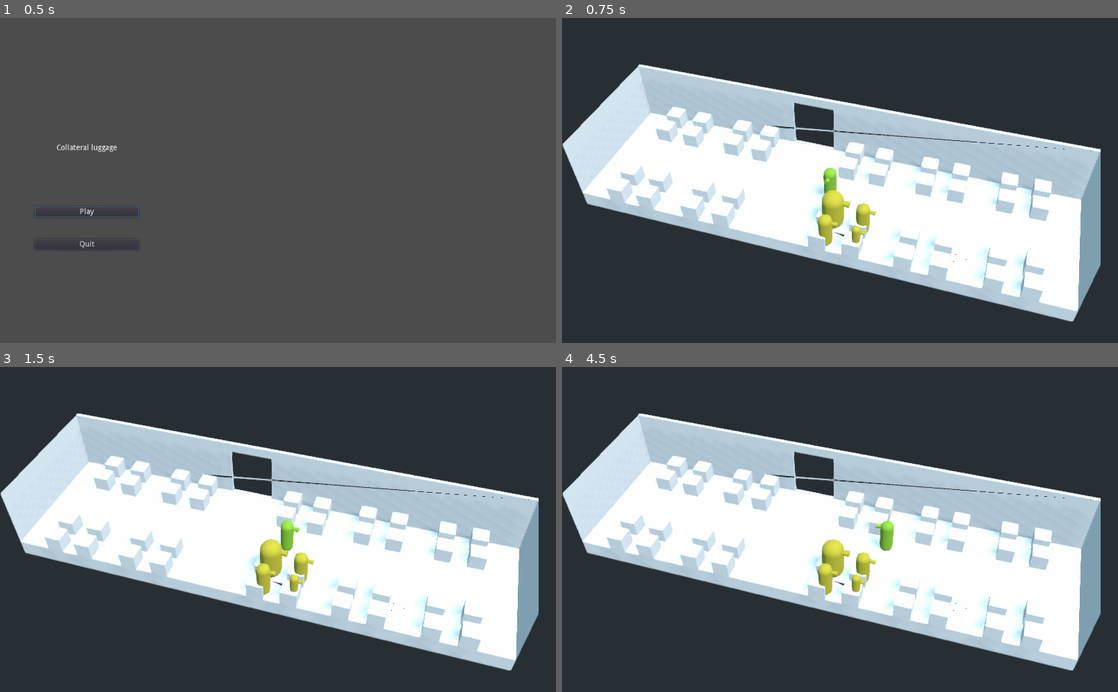
Above: before the commit, frames 1-4 (two rows, left to right).
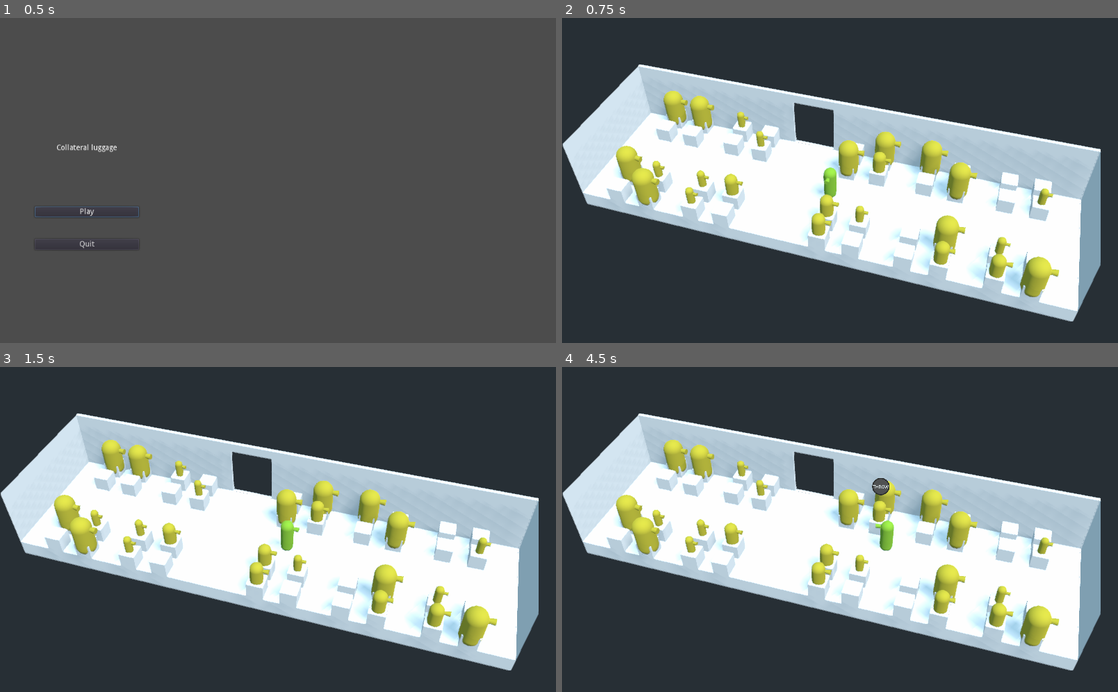
Above: after the commit, the same moments.

Repository: the-last-willy/game_jam_22_07
Game: Godot game, scene res://Game/Scenes/Main/Main.tscn
Same seed, same stepped clock (60 frames per second), same inputs: the game is played once before the commit and once after it.
Inputs (mouse positions are in pixels of both pictures, inside the frame that each line leads up to):
- Up to frame 1 (0.5 s): no input
- Up to frame 2 (0.75 s): click "Play" at 0.5 s
- Up to frame 3 (1.5 s): tap Enter (ui_accept) at 1.25 s; move the mouse to (400, 513) at 1.27 s; hold D (move_right) from 1.28 s (still down); tap Space (grab) at 1.35 s; click (400, 513) at 1.42 s
- Up to frame 4 (4.5 s): tap Enter (ui_accept) at 1.52, 2.27, 3.5, 3.77 s; move the mouse to (728, 545) at 2.02 s; release D (move_right) at 2.03 s; hold S (move_backward) 2.03-2.78 s; tap Space (grab) every 0.75 s from 2.1 to 4.35 s; move the mouse to (895, 458) at 2.77 s; hold D (move_right) 2.78-3.53 s; move the mouse to (812, 594) at 3.52 s; hold W (move_forward) 3.53-4.28 s; click (812, 594) at 3.67 s; move the mouse to (1006, 578) at 4.27 s; hold A (move_left) from 4.28 s (still down)

Frame 1 is identical in both runs. In frame 2, 6.9% of the frame differs, in the area x 9-96%, y 22-86%; in frame 3, 6.9%; in frame 4, 7.0%.

Commit message:
Add spawn to cabin

Diff:
--- a/Game/Character/PassengerSpawner/SpawnPerso.gd
+++ b/Game/Character/PassengerSpawner/PassengerSpawner.gd
@@ -11,25 +11,25 @@
 var protector: float
 var passenger = preload("res://Game/Character/Passenger/Passenger.tscn")
 
-func _on_Seat_ready() :
-
+func _ready() :
 	var  is_spowned = randi() % 1000
 
-	if(is_spowned<499):
+	if is_spowned < 250:
 		return
 
 	generate_random()
 
 	var path = "res://Game/Character/Passenger/Models/PassengerModel" + character.get_caliber_type()  + ".tscn"
 
-	print(path)
 	var passenger_type = load(path)
 
 	var passenger_instance = passenger.instance()
 
 	passenger_instance.add_child(passenger_type.instance())
 
-	get_parent().add_child(passenger_instance)
+	get_parent().call_deferred("add_child", passenger_instance)
+
+	passenger_instance.rotation_degrees = Vector3(0, 90, 0)
 
 	passenger_instance.set_speed(speed)
 	passenger_instance.set_strength(strength)
--- /dev/null
+++ b/Game/Character/PassengerSpawner/PassengerSpawner.tscn
@@ -0,0 +1,6 @@
+[gd_scene load_steps=2 format=2]
+
+[ext_resource path="res://Game/Character/PassengerSpawner/PassengerSpawner.gd" type="Script" id=1]
+
+[node name="PassengerSpawner" type="Spatial"]
+script = ExtResource( 1 )
--- a/Game/Character/PassengerSpawner/Spawn.tscn
+++ /dev/null
@@ -1,6 +0,0 @@
-[gd_scene load_steps=2 format=2]
-
-[ext_resource path="res://Game/Character/PassengerSpawner/SpawnPerso.gd" type="Script" id=1]
-
-[node name="Spawn" type="Spatial"]
-script = ExtResource( 1 )
--- a/Game/Prop/Luggage/Luggage.tscn
+++ b/Game/Props/Luggage/Luggage.tscn
@@ -1,7 +1,7 @@
 [gd_scene load_steps=3 format=2]
 
-[ext_resource path="res://Game/Prop/Luggage/Luggage.gd" type="Script" id=1]
-[ext_resource path="res://Game/Prop/Luggage/Model/LuggageModelHeavy.tscn" type="PackedScene" id=2]
+[ext_resource path="res://Game/Props/Luggage/Luggage.gd" type="Script" id=1]
+[ext_resource path="res://Game/Props/Luggage/Model/LuggageModelHeavy.tscn" type="PackedScene" id=2]
 
 [node name="Luggage" type="Spatial"]
 script = ExtResource( 1 )
--- a/Game/Prop/Luggage/Model/LuggageModelHeavy.tscn
+++ b/Game/Props/Luggage/Model/LuggageModelHeavy.tscn
@@ -1,6 +1,6 @@
 [gd_scene load_steps=4 format=2]
 
-[ext_resource path="res://Game/Prop/Luggage/LuggageMaterialDefault.tres" type="Material" id=1]
+[ext_resource path="res://Game/Props/Luggage/LuggageMaterialDefault.tres" type="Material" id=1]
 
 [sub_resource type="CubeMesh" id=1]
 
--- a/Game/Prop/Luggage/Model/LuggageModelLight.tscn
+++ b/Game/Props/Luggage/Model/LuggageModelLight.tscn
@@ -1,6 +1,6 @@
 [gd_scene load_steps=4 format=2]
 
-[ext_resource path="res://Game/Prop/Luggage/LuggageMaterialDefault.tres" type="Material" id=1]
+[ext_resource path="res://Game/Props/Luggage/LuggageMaterialDefault.tres" type="Material" id=1]
 
 [sub_resource type="CubeMesh" id=1]
 
--- a/Game/Prop/Luggage/Model/LuggageModelMedium.tscn
+++ b/Game/Props/Luggage/Model/LuggageModelMedium.tscn
@@ -1,6 +1,6 @@
 [gd_scene load_steps=4 format=2]
 
-[ext_resource path="res://Game/Prop/Luggage/LuggageMaterialDefault.tres" type="Material" id=1]
+[ext_resource path="res://Game/Props/Luggage/LuggageMaterialDefault.tres" type="Material" id=1]
 
 [sub_resource type="CubeMesh" id=1]
 
--- /dev/null
+++ b/Game/Props/Seat/Seat.tscn
@@ -0,0 +1,23 @@
+[gd_scene load_steps=4 format=2]
+
+[ext_resource path="res://Game/Character/PassengerSpawner/PassengerSpawner.tscn" type="PackedScene" id=1]
+
+[sub_resource type="CubeMesh" id=1]
+size = Vector3( 0.5, 0.5, 0.5 )
+
+[sub_resource type="ConcavePolygonShape" id=2]
+data = PoolVector3Array( -0.25, 0.25, 0.25, 0.25, 0.25, 0.25, -0.25, -0.25, 0.25, 0.25, 0.25, 0.25, 0.25, -0.25, 0.25, -0.25, -0.25, 0.25, 0.25, 0.25, -0.25, -0.25, 0.25, -0.25, 0.25, -0.25, -0.25, -0.25, 0.25, -0.25, -0.25, -0.25, -0.25, 0.25, -0.25, -0.25, 0.25, 0.25, 0.25, 0.25, 0.25, -0.25, 0.25, -0.25, 0.25, 0.25, 0.25, -0.25, 0.25, -0.25, -0.25, 0.25, -0.25, 0.25, -0.25, 0.25, -0.25, -0.25, 0.25, 0.25, -0.25, -0.25, -0.25, -0.25, 0.25, 0.25, -0.25, -0.25, 0.25, -0.25, -0.25, -0.25, 0.25, 0.25, 0.25, -0.25, 0.25, 0.25, 0.25, 0.25, -0.25, -0.25, 0.25, 0.25, -0.25, 0.25, -0.25, 0.25, 0.25, -0.25, -0.25, -0.25, 0.25, 0.25, -0.25, 0.25, -0.25, -0.25, -0.25, 0.25, -0.25, 0.25, 0.25, -0.25, -0.25, -0.25, -0.25, -0.25 )
+
+[node name="Seat" type="Spatial"]
+
+[node name="Model" type="MeshInstance" parent="."]
+transform = Transform( 1, 0, 0, 0, 1, 0, 0, 0, 1, 0, 0.25, 0 )
+mesh = SubResource( 1 )
+material/0 = null
+
+[node name="StaticBody" type="StaticBody" parent="Model"]
+
+[node name="CollisionShape" type="CollisionShape" parent="Model/StaticBody"]
+shape = SubResource( 2 )
+
+[node name="PassengerSpawner" parent="." instance=ExtResource( 1 )]
--- a/Game/Scenes/Level/AircraftCabin.tscn
+++ b/Game/Scenes/Level/AircraftCabin.tscn
@@ -1,4 +1,6 @@
-[gd_scene load_steps=3 format=2]
+[gd_scene load_steps=4 format=2]
+
+[ext_resource path="res://Game/Props/Seat/Seat.tscn" type="PackedScene" id=1]
 
 [sub_resource type="PlaneMesh" id=1]
 
@@ -15,321 +17,21 @@
 directional_shadow_mode = 0
 directional_shadow_normal_bias = 0.05
 
-[node name="Model" type="CSGCombiner" parent="."]
+[node name="GroundAndWallEast" type="CSGCombiner" parent="."]
 use_collision = true
 
-[node name="Ground" type="CSGBox" parent="Model"]
+[node name="Ground" type="CSGBox" parent="GroundAndWallEast"]
 transform = Transform( 1, 0, 0, 0, 1, 0, 0, 0, 1, 0, -0.25, 0 )
 width = 15.0
 height = 0.5
 depth = 4.25
 
-[node name="Seats" type="CSGCombiner" parent="Model"]
-transform = Transform( 1, 0, 0, 0, 1, 0, 0, 0, 1, -0.75, 0, 1.5 )
-__meta__ = {
-"_edit_group_": true
-}
-
-[node name="Seat" type="CSGBox" parent="Model/Seats"]
-transform = Transform( 1, 0, 0, 0, 1, 0, 0, 0, 1, -0.5, 0.25, -0.375 )
-width = 0.5
-height = 0.5
-depth = 0.5
-
-[node name="Seat2" type="CSGBox" parent="Model/Seats"]
-transform = Transform( 1, 0, 0, 0, 1, 0, 0, 0, 1, 0.5, 0.25, -0.375 )
-width = 0.5
-height = 0.5
-depth = 0.5
-
-[node name="Seat3" type="CSGBox" parent="Model/Seats"]
-transform = Transform( 1, 0, 0, 0, 1, 0, 0, 0, 1, -0.5, 0.25, 0.375 )
-width = 0.5
-height = 0.5
-depth = 0.5
-
-[node name="Seat4" type="CSGBox" parent="Model/Seats"]
-transform = Transform( 1, 0, 0, 0, 1, 0, 0, 0, 1, 0.5, 0.25, 0.375 )
-width = 0.5
-height = 0.5
-depth = 0.5
-
-[node name="Seats2" type="CSGCombiner" parent="Model"]
-transform = Transform( 1, 0, 0, 0, 1, 0, 0, 0, 1, 3.25, 0, 1.5 )
-__meta__ = {
-"_edit_group_": true
-}
-
-[node name="Seat" type="CSGBox" parent="Model/Seats2"]
-transform = Transform( 1, 0, 0, 0, 1, 0, 0, 0, 1, -0.5, 0.25, -0.375 )
-width = 0.5
-height = 0.5
-depth = 0.5
-
-[node name="Seat2" type="CSGBox" parent="Model/Seats2"]
-transform = Transform( 1, 0, 0, 0, 1, 0, 0, 0, 1, 0.5, 0.25, -0.375 )
-width = 0.5
-height = 0.5
-depth = 0.5
-
-[node name="Seat3" type="CSGBox" parent="Model/Seats2"]
-transform = Transform( 1, 0, 0, 0, 1, 0, 0, 0, 1, -0.5, 0.25, 0.375 )
-width = 0.5
-height = 0.5
-depth = 0.5
-
-[node name="Seat4" type="CSGBox" parent="Model/Seats2"]
-transform = Transform( 1, 0, 0, 0, 1, 0, 0, 0, 1, 0.5, 0.25, 0.375 )
-width = 0.5
-height = 0.5
-depth = 0.5
-
-[node name="Seats3" type="CSGCombiner" parent="Model"]
-transform = Transform( 1, 0, 0, 0, 1, 0, 0, 0, 1, 5.75, 0, 1.5 )
-__meta__ = {
-"_edit_group_": true
-}
-
-[node name="Seat" type="CSGBox" parent="Model/Seats3"]
-transform = Transform( 1, 0, 0, 0, 1, 0, 0, 0, 1, -0.5, 0.25, -0.375 )
-width = 0.5
-height = 0.5
-depth = 0.5
-
-[node name="Seat2" type="CSGBox" parent="Model/Seats3"]
-transform = Transform( 1, 0, 0, 0, 1, 0, 0, 0, 1, 0.5, 0.25, -0.375 )
-width = 0.5
-height = 0.5
-depth = 0.5
-
-[node name="Seat3" type="CSGBox" parent="Model/Seats3"]
-transform = Transform( 1, 0, 0, 0, 1, 0, 0, 0, 1, -0.5, 0.25, 0.375 )
-width = 0.5
-height = 0.5
-depth = 0.5
-
-[node name="Seat4" type="CSGBox" parent="Model/Seats3"]
-transform = Transform( 1, 0, 0, 0, 1, 0, 0, 0, 1, 0.5, 0.25, 0.375 )
-width = 0.5
-height = 0.5
-depth = 0.5
-
-[node name="Seats4" type="CSGCombiner" parent="Model"]
-transform = Transform( 1, 0, 0, 0, 1, 0, 0, 0, 1, -0.75, 0, -1.5 )
-__meta__ = {
-"_edit_group_": true
-}
-
-[node name="Seat" type="CSGBox" parent="Model/Seats4"]
-transform = Transform( 1, 0, 0, 0, 1, 0, 0, 0, 1, -0.5, 0.25, -0.375 )
-width = 0.5
-height = 0.5
-depth = 0.5
-
-[node name="Seat2" type="CSGBox" parent="Model/Seats4"]
-transform = Transform( 1, 0, 0, 0, 1, 0, 0, 0, 1, 0.5, 0.25, -0.375 )
-width = 0.5
-height = 0.5
-depth = 0.5
-
-[node name="Seat3" type="CSGBox" parent="Model/Seats4"]
-transform = Transform( 1, 0, 0, 0, 1, 0, 0, 0, 1, -0.5, 0.25, 0.375 )
-width = 0.5
-height = 0.5
-depth = 0.5
-
-[node name="Seat4" type="CSGBox" parent="Model/Seats4"]
-transform = Transform( 1, 0, 0, 0, 1, 0, 0, 0, 1, 0.5, 0.25, 0.375 )
-width = 0.5
-height = 0.5
-depth = 0.5
-
-[node name="Seats5" type="CSGCombiner" parent="Model"]
-transform = Transform( 1, 0, 0, 0, 1, 0, 0, 0, 1, 3.25, 0, -1.5 )
-__meta__ = {
-"_edit_group_": true
-}
-
-[node name="Seat" type="CSGBox" parent="Model/Seats5"]
-transform = Transform( 1, 0, 0, 0, 1, 0, 0, 0, 1, -0.5, 0.25, -0.375 )
-width = 0.5
-height = 0.5
-depth = 0.5
-
-[node name="Seat2" type="CSGBox" parent="Model/Seats5"]
-transform = Transform( 1, 0, 0, 0, 1, 0, 0, 0, 1, 0.5, 0.25, -0.375 )
-width = 0.5
-height = 0.5
-depth = 0.5
-
-[node name="Seat3" type="CSGBox" parent="Model/Seats5"]
-transform = Transform( 1, 0, 0, 0, 1, 0, 0, 0, 1, -0.5, 0.25, 0.375 )
-width = 0.5
-height = 0.5
-depth = 0.5
-
-[node name="Seat4" type="CSGBox" parent="Model/Seats5"]
-transform = Transform( 1, 0, 0, 0, 1, 0, 0, 0, 1, 0.5, 0.25, 0.375 )
-width = 0.5
-height = 0.5
-depth = 0.5
-
-[node name="Seats6" type="CSGCombiner" parent="Model"]
-transform = Transform( 1, 0, 0, 0, 1, 0, 0, 0, 1, 5.75, 0, -1.5 )
-__meta__ = {
-"_edit_group_": true
-}
-
-[node name="Seat" type="CSGBox" parent="Model/Seats6"]
-transform = Transform( 1, 0, 0, 0, 1, 0, 0, 0, 1, -0.5, 0.25, -0.375 )
-width = 0.5
-height = 0.5
-depth = 0.5
-
-[node name="Seat2" type="CSGBox" parent="Model/Seats6"]
-transform = Transform( 1, 0, 0, 0, 1, 0, 0, 0, 1, 0.5, 0.25, -0.375 )
-width = 0.5
-height = 0.5
-depth = 0.5
-
-[node name="Seat3" type="CSGBox" parent="Model/Seats6"]
-transform = Transform( 1, 0, 0, 0, 1, 0, 0, 0, 1, -0.5, 0.25, 0.375 )
-width = 0.5
-height = 0.5
-depth = 0.5
-
-[node name="Seat4" type="CSGBox" parent="Model/Seats6"]
-transform = Transform( 1, 0, 0, 0, 1, 0, 0, 0, 1, 0.5, 0.25, 0.375 )
-width = 0.5
-height = 0.5
-depth = 0.5
-
-[node name="Seats8" type="CSGCombiner" parent="Model"]
-transform = Transform( 1, 0, 0, 0, 1, 0, 0, 0, 1, -5.75, 0, 1.5 )
-__meta__ = {
-"_edit_group_": true
-}
-
-[node name="Seat" type="CSGBox" parent="Model/Seats8"]
-transform = Transform( 1, 0, 0, 0, 1, 0, 0, 0, 1, -0.5, 0.25, -0.375 )
-width = 0.5
-height = 0.5
-depth = 0.5
-
-[node name="Seat2" type="CSGBox" parent="Model/Seats8"]
-transform = Transform( 1, 0, 0, 0, 1, 0, 0, 0, 1, 0.5, 0.25, -0.375 )
-width = 0.5
-height = 0.5
-depth = 0.5
-
-[node name="Seat3" type="CSGBox" parent="Model/Seats8"]
-transform = Transform( 1, 0, 0, 0, 1, 0, 0, 0, 1, -0.5, 0.25, 0.375 )
-width = 0.5
-height = 0.5
-depth = 0.5
-
-[node name="Seat4" type="CSGBox" parent="Model/Seats8"]
-transform = Transform( 1, 0, 0, 0, 1, 0, 0, 0, 1, 0.5, 0.25, 0.375 )
-width = 0.5
-height = 0.5
-depth = 0.5
-
-[node name="Seats9" type="CSGCombiner" parent="Model"]
-transform = Transform( 1, 0, 0, 0, 1, 0, 0, 0, 1, -3.25, 0, 1.5 )
-__meta__ = {
-"_edit_group_": true
-}
-
-[node name="Seat" type="CSGBox" parent="Model/Seats9"]
-transform = Transform( 1, 0, 0, 0, 1, 0, 0, 0, 1, -0.5, 0.25, -0.375 )
-width = 0.5
-height = 0.5
-depth = 0.5
-
-[node name="Seat2" type="CSGBox" parent="Model/Seats9"]
-transform = Transform( 1, 0, 0, 0, 1, 0, 0, 0, 1, 0.5, 0.25, -0.375 )
-width = 0.5
-height = 0.5
-depth = 0.5
-
-[node name="Seat3" type="CSGBox" parent="Model/Seats9"]
-transform = Transform( 1, 0, 0, 0, 1, 0, 0, 0, 1, -0.5, 0.25, 0.375 )
-width = 0.5
-height = 0.5
-depth = 0.5
-
-[node name="Seat4" type="CSGBox" parent="Model/Seats9"]
-transform = Transform( 1, 0, 0, 0, 1, 0, 0, 0, 1, 0.5, 0.25, 0.375 )
-width = 0.5
-height = 0.5
-depth = 0.5
-
-[node name="Seats11" type="CSGCombiner" parent="Model"]
-transform = Transform( 1, 0, 0, 0, 1, 0, 0, 0, 1, -5.75, 0, -1.5 )
-__meta__ = {
-"_edit_group_": true
-}
-
-[node name="Seat" type="CSGBox" parent="Model/Seats11"]
-transform = Transform( 1, 0, 0, 0, 1, 0, 0, 0, 1, -0.5, 0.25, -0.375 )
-width = 0.5
-height = 0.5
-depth = 0.5
-
-[node name="Seat2" type="CSGBox" parent="Model/Seats11"]
-transform = Transform( 1, 0, 0, 0, 1, 0, 0, 0, 1, 0.5, 0.25, -0.375 )
-width = 0.5
-height = 0.5
-depth = 0.5
-
-[node name="Seat3" type="CSGBox" parent="Model/Seats11"]
-transform = Transform( 1, 0, 0, 0, 1, 0, 0, 0, 1, -0.5, 0.25, 0.375 )
-width = 0.5
-height = 0.5
-depth = 0.5
-
-[node name="Seat4" type="CSGBox" parent="Model/Seats11"]
-transform = Transform( 1, 0, 0, 0, 1, 0, 0, 0, 1, 0.5, 0.25, 0.375 )
-width = 0.5
-height = 0.5
-depth = 0.5
-
-[node name="Seats12" type="CSGCombiner" parent="Model"]
-transform = Transform( 1, 0, 0, 0, 1, 0, 0, 0, 1, -3.25, 0, -1.5 )
-__meta__ = {
-"_edit_group_": true
-}
-
-[node name="Seat" type="CSGBox" parent="Model/Seats12"]
-transform = Transform( 1, 0, 0, 0, 1, 0, 0, 0, 1, -0.5, 0.25, -0.375 )
-width = 0.5
-height = 0.5
-depth = 0.5
-
-[node name="Seat2" type="CSGBox" parent="Model/Seats12"]
-transform = Transform( 1, 0, 0, 0, 1, 0, 0, 0, 1, 0.5, 0.25, -0.375 )
-width = 0.5
-height = 0.5
-depth = 0.5
-
-[node name="Seat3" type="CSGBox" parent="Model/Seats12"]
-transform = Transform( 1, 0, 0, 0, 1, 0, 0, 0, 1, -0.5, 0.25, 0.375 )
-width = 0.5
-height = 0.5
-depth = 0.5
-
-[node name="Seat4" type="CSGBox" parent="Model/Seats12"]
-transform = Transform( 1, 0, 0, 0, 1, 0, 0, 0, 1, 0.5, 0.25, 0.375 )
-width = 0.5
-height = 0.5
-depth = 0.5
-
-[node name="WallEast" type="CSGBox" parent="Model"]
+[node name="WallEast" type="CSGBox" parent="GroundAndWallEast"]
 transform = Transform( 1, 0, 0, 0, 1, 0, 0, 0, 1, 0, 1, 2.175 )
 width = 15.0
 depth = 0.1
 
-[node name="Door" type="CSGBox" parent="Model"]
+[node name="Door" type="CSGBox" parent="GroundAndWallEast"]
 transform = Transform( 1, 0, 0, 0, 1, 0, 0, 0, 1, 1.25, 0.85017, 2.25 )
 operation = 2
 width = 1.39018
@@ -364,3 +66,185 @@
 
 [node name="CollisionShape" type="CollisionShape" parent="WallSouth2/StaticBody"]
 shape = SubResource( 2 )
+
+[node name="AllSeats" type="Spatial" parent="."]
+
+[node name="Seats" type="Spatial" parent="AllSeats"]
+transform = Transform( 1, 0, 0, 0, 1, 0, 0, 0, 1, -0.75, 0, 1.5 )
+__meta__ = {
+"_edit_group_": true
+}
+
+[node name="Seat" parent="AllSeats/Seats" instance=ExtResource( 1 )]
+transform = Transform( 1, 0, 0, 0, 1, 0, 0, 0, 1, -0.5, 0, -0.375 )
+
+[node name="Seat2" parent="AllSeats/Seats" instance=ExtResource( 1 )]
+transform = Transform( 1, 0, 0, 0, 1, 0, 0, 0, 1, 0.5, 0, -0.375 )
+
+[node name="Seat3" parent="AllSeats/Seats" instance=ExtResource( 1 )]
+transform = Transform( 1, 0, 0, 0, 1, 0, 0, 0, 1, -0.5, 0, 0.375 )
+
+[node name="Seat4" parent="AllSeats/Seats" instance=ExtResource( 1 )]
+transform = Transform( 1, 0, 0, 0, 1, 0, 0, 0, 1, 0.5, 0, 0.375 )
+
+[node name="Seats2" type="Spatial" parent="AllSeats"]
+transform = Transform( 1, 0, 0, 0, 1, 0, 0, 0, 1, 3.25, 0, 1.5 )
+__meta__ = {
+"_edit_group_": true
+}
+
+[node name="Seat" parent="AllSeats/Seats2" instance=ExtResource( 1 )]
+transform = Transform( 1, 0, 0, 0, 1, 0, 0, 0, 1, -0.5, 0, -0.375 )
+
+[node name="Seat2" parent="AllSeats/Seats2" instance=ExtResource( 1 )]
+transform = Transform( 1, 0, 0, 0, 1, 0, 0, 0, 1, 0.5, 0, -0.375 )
+
+[node name="Seat3" parent="AllSeats/Seats2" instance=ExtResource( 1 )]
+transform = Transform( 1, 0, 0, 0, 1, 0, 0, 0, 1, -0.5, 0, 0.375 )
+
+[node name="Seat4" parent="AllSeats/Seats2" instance=ExtResource( 1 )]
+transform = Transform( 1, 0, 0, 0, 1, 0, 0, 0, 1, 0.5, 0, 0.375 )
+
+[node name="Seats3" type="Spatial" parent="AllSeats"]
+transform = Transform( 1, 0, 0, 0, 1, 0, 0, 0, 1, 5.75, 0, 1.5 )
+__meta__ = {
+"_edit_group_": true
+}
+
+[node name="Seat" parent="AllSeats/Seats3" instance=ExtResource( 1 )]
+transform = Transform( 1, 0, 0, 0, 1, 0, 0, 0, 1, -0.5, 0, -0.375 )
+
+[node name="Seat2" parent="AllSeats/Seats3" instance=ExtResource( 1 )]
+transform = Transform( 1, 0, 0, 0, 1, 0, 0, 0, 1, 0.5, 0, -0.375 )
+
+[node name="Seat3" parent="AllSeats/Seats3" instance=ExtResource( 1 )]
+transform = Transform( 1, 0, 0, 0, 1, 0, 0, 0, 1, -0.5, 0, 0.375 )
+
+[node name="Seat4" parent="AllSeats/Seats3" instance=ExtResource( 1 )]
+transform = Transform( 1, 0, 0, 0, 1, 0, 0, 0, 1, 0.5, 0, 0.375 )
+
+[node name="Seats4" type="Spatial" parent="AllSeats"]
+transform = Transform( 1, 0, 0, 0, 1, 0, 0, 0, 1, -3.25, 0, 1.5 )
+__meta__ = {
+"_edit_group_": true
+}
+
+[node name="Seat" parent="AllSeats/Seats4" instance=ExtResource( 1 )]
+transform = Transform( 1, 0, 0, 0, 1, 0, 0, 0, 1, -0.5, 0, -0.375 )
+
+[node name="Seat2" parent="AllSeats/Seats4" instance=ExtResource( 1 )]
+transform = Transform( 1, 0, 0, 0, 1, 0, 0, 0, 1, 0.5, 0, -0.375 )
+
+[node name="Seat3" parent="AllSeats/Seats4" instance=ExtResource( 1 )]
+transform = Transform( 1, 0, 0, 0, 1, 0, 0, 0, 1, -0.5, 0, 0.375 )
+
+[node name="Seat4" parent="AllSeats/Seats4" instance=ExtResource( 1 )]
+transform = Transform( 1, 0, 0, 0, 1, 0, 0, 0, 1, 0.5, 0, 0.375 )
+
+[node name="Seats5" type="Spatial" parent="AllSeats"]
+transform = Transform( 1, 0, 0, 0, 1, 0, 0, 0, 1, -5.75, 0, 1.5 )
+__meta__ = {
+"_edit_group_": true
+}
+
+[node name="Seat" parent="AllSeats/Seats5" instance=ExtResource( 1 )]
+transform = Transform( 1, 0, 0, 0, 1, 0, 0, 0, 1, -0.5, 0, -0.375 )
+
+[node name="Seat2" parent="AllSeats/Seats5" instance=ExtResource( 1 )]
+transform = Transform( 1, 0, 0, 0, 1, 0, 0, 0, 1, 0.5, 0, -0.375 )
+
+[node name="Seat3" parent="AllSeats/Seats5" instance=ExtResource( 1 )]
+transform = Transform( 1, 0, 0, 0, 1, 0, 0, 0, 1, -0.5, 0, 0.375 )
+
+[node name="Seat4" parent="AllSeats/Seats5" instance=ExtResource( 1 )]
+transform = Transform( 1, 0, 0, 0, 1, 0, 0, 0, 1, 0.5, 0, 0.375 )
+
+[node name="Seats6" type="Spatial" parent="AllSeats"]
+transform = Transform( 1, 0, 0, 0, 1, 0, 0, 0, 1, -0.75, 0, -1.5 )
+__meta__ = {
+"_edit_group_": true
+}
+
+[node name="Seat" parent="AllSeats/Seats6" instance=ExtResource( 1 )]
+transform = Transform( 1, 0, 0, 0, 1, 0, 0, 0, 1, -0.5, 0, -0.375 )
+
+[node name="Seat2" parent="AllSeats/Seats6" instance=ExtResource( 1 )]
+transform = Transform( 1, 0, 0, 0, 1, 0, 0, 0, 1, 0.5, 0, -0.375 )
+
+[node name="Seat3" parent="AllSeats/Seats6" instance=ExtResource( 1 )]
+transform = Transform( 1, 0, 0, 0, 1, 0, 0, 0, 1, -0.5, 0, 0.375 )
+
+[node name="Seat4" parent="AllSeats/Seats6" instance=ExtResource( 1 )]
+transform = Transform( 1, 0, 0, 0, 1, 0, 0, 0, 1, 0.5, 0, 0.375 )
+
+[node name="Seats7" type="Spatial" parent="AllSeats"]
+transform = Transform( 1, 0, 0, 0, 1, 0, 0, 0, 1, 3.25, 0, -1.5 )
+__meta__ = {
+"_edit_group_": true
+}
+
+[node name="Seat" parent="AllSeats/Seats7" instance=ExtResource( 1 )]
+transform = Transform( 1, 0, 0, 0, 1, 0, 0, 0, 1, -0.5, 0, -0.375 )
+
+[node name="Seat2" parent="AllSeats/Seats7" instance=ExtResource( 1 )]
+transform = Transform( 1, 0, 0, 0, 1, 0, 0, 0, 1, 0.5, 0, -0.375 )
+
+[node name="Seat3" parent="AllSeats/Seats7" instance=ExtResource( 1 )]
+transform = Transform( 1, 0, 0, 0, 1, 0, 0, 0, 1, -0.5, 0, 0.375 )
+
+[node name="Seat4" parent="AllSeats/Seats7" instance=ExtResource( 1 )]
+transform = Transform( 1, 0, 0, 0, 1, 0, 0, 0, 1, 0.5, 0, 0.375 )
+
+[node name="Seats8" type="Spatial" parent="AllSeats"]
+transform = Transform( 1, 0, 0, 0, 1, 0, 0, 0, 1, 5.75, 0, -1.5 )
+__meta__ = {
+"_edit_group_": true
+}
+
+[node name="Seat" parent="AllSeats/Seats8" instance=ExtResource( 1 )]
+transform = Transform( 1, 0, 0, 0, 1, 0, 0, 0, 1, -0.5, 0, -0.375 )
+
+[node name="Seat2" parent="AllSeats/Seats8" instance=ExtResource( 1 )]
+transform = Transform( 1, 0, 0, 0, 1, 0, 0, 0, 1, 0.5, 0, -0.375 )
+
+[node name="Seat3" parent="AllSeats/Seats8" instance=ExtResource( 1 )]
+transform = Transform( 1, 0, 0, 0, 1, 0, 0, 0, 1, -0.5, 0, 0.375 )
+
+[node name="Seat4" parent="AllSeats/Seats8" instance=ExtResource( 1 )]
+transform = Transform( 1, 0, 0, 0, 1, 0, 0, 0, 1, 0.5, 0, 0.375 )
+
+[node name="Seats9" type="Spatial" parent="AllSeats"]
+transform = Transform( 1, 0, 0, 0, 1, 0, 0, 0, 1, -3.25, 0, -1.5 )
+__meta__ = {
+"_edit_group_": true
+}
+
+[node name="Seat" parent="AllSeats/Seats9" instance=ExtResource( 1 )]
+transform = Transform( 1, 0, 0, 0, 1, 0, 0, 0, 1, -0.5, 0, -0.375 )
+
+[node name="Seat2" parent="AllSeats/Seats9" instance=ExtResource( 1 )]
+transform = Transform( 1, 0, 0, 0, 1, 0, 0, 0, 1, 0.5, 0, -0.375 )
+
+[node name="Seat3" parent="AllSeats/Seats9" instance=ExtResource( 1 )]
+transform = Transform( 1, 0, 0, 0, 1, 0, 0, 0, 1, -0.5, 0, 0.375 )
+
+[node name="Seat4" parent="AllSeats/Seats9" instance=ExtResource( 1 )]
+transform = Transform( 1, 0, 0, 0, 1, 0, 0, 0, 1, 0.5, 0, 0.375 )
+
+[node name="Seats10" type="Spatial" parent="AllSeats"]
+transform = Transform( 1, 0, 0, 0, 1, 0, 0, 0, 1, -5.75, 0, -1.5 )
+__meta__ = {
+"_edit_group_": true
+}
+
+[node name="Seat" parent="AllSeats/Seats10" instance=ExtResource( 1 )]
+transform = Transform( 1, 0, 0, 0, 1, 0, 0, 0, 1, -0.5, 0, -0.375 )
+
+[node name="Seat2" parent="AllSeats/Seats10" instance=ExtResource( 1 )]
+transform = Transform( 1, 0, 0, 0, 1, 0, 0, 0, 1, 0.5, 0, -0.375 )
+
+[node name="Seat3" parent="AllSeats/Seats10" instance=ExtResource( 1 )]
+transform = Transform( 1, 0, 0, 0, 1, 0, 0, 0, 1, -0.5, 0, 0.375 )
+
+[node name="Seat4" parent="AllSeats/Seats10" instance=ExtResource( 1 )]
+transform = Transform( 1, 0, 0, 0, 1, 0, 0, 0, 1, 0.5, 0, 0.375 )
--- a/Game/Scenes/Level/Level.tscn
+++ b/Game/Scenes/Level/Level.tscn
@@ -1,12 +1,8 @@
-[gd_scene load_steps=13 format=2]
+[gd_scene load_steps=9 format=2]
 
 [ext_resource path="res://Game/Scenes/Level/AircraftCabin.tscn" type="PackedScene" id=1]
 [ext_resource path="res://Game/Character/Player/Player.tscn" type="PackedScene" id=2]
 [ext_resource path="res://Game/UI/PauseMenu/PauseMenuUI.tscn" type="PackedScene" id=3]
-[ext_resource path="res://Game/Character/Passenger/Models/PassengerModelSkinny.tscn" type="PackedScene" id=4]
-[ext_resource path="res://Game/Character/Passenger/Models/PassengerModelNormal.tscn" type="PackedScene" id=5]
-[ext_resource path="res://Game/Character/Passenger/Passenger.tscn" type="PackedScene" id=6]
-[ext_resource path="res://Game/Character/Passenger/Models/PassengerModelFat.tscn" type="PackedScene" id=7]
 [ext_resource path="res://Game/ConfrontationManager/ConfrontationManager.gd" type="Script" id=8]
 [ext_resource path="res://Game/UI/ButtonMasher/ButtonMasher.tscn" type="PackedScene" id=9]
 [ext_resource path="res://Game/GameManager/GameManager.gd" type="Script" id=10]
@@ -42,26 +38,6 @@
 
 [node name="PauseMenuUI" parent="." instance=ExtResource( 3 )]
 
-[node name="Passenger" parent="." instance=ExtResource( 6 )]
-transform = Transform( -4.37114e-08, 0, 1, 0, 1, 0, -1, 0, -4.37114e-08, -0.440903, 0, -1.11538 )
-
-[node name="PassengerModelFat" parent="Passenger" instance=ExtResource( 7 )]
-
-[node name="Passenger2" parent="." instance=ExtResource( 6 )]
-transform = Transform( -4.37114e-08, 0, 1, 0, 1, 0, -1, 0, -4.37114e-08, -0.446418, 0, -1.8655 )
-
-[node name="PassengerModelNormal" parent="Passenger2" instance=ExtResource( 5 )]
-
-[node name="Passenger3" parent="." instance=ExtResource( 6 )]
-transform = Transform( -4.37114e-08, 0, 1, 0, 1, 0, -1, 0, -4.37114e-08, -1.35098, 0, -1.13744 )
-
-[node name="PassengerModelNormal" parent="Passenger3" instance=ExtResource( 5 )]
-
-[node name="Passenger4" parent="." instance=ExtResource( 6 )]
-transform = Transform( -4.37114e-08, 0, 1, 0, 1, 0, -1, 0, -4.37114e-08, -1.3565, 0, -1.88757 )
-
-[node name="PassengerModelSkinny" parent="Passenger4" instance=ExtResource( 4 )]
-
 [node name="GameManager" parent="." instance=ExtResource( 11 )]
 
 [node name="GameEndUI" parent="." instance=ExtResource( 12 )]
--- a/project.godot
+++ b/project.godot
@@ -19,6 +19,11 @@
 "language": "GDScript",
 "path": "res://Game/Character/PassengerSpawner/Character.gd"
 }, {
+"base": "Spatial",
+"class": "Luggage",
+"language": "GDScript",
+"path": "res://Game/Props/Luggage/Luggage.gd"
+}, {
 "base": "KinematicBody",
 "class": "Player",
 "language": "GDScript",
@@ -27,11 +32,12 @@
 "base": "Spatial",
 "class": "SpawnPerso",
 "language": "GDScript",
-"path": "res://Game/Character/PassengerSpawner/SpawnPerso.gd"
+"path": "res://Game/Character/PassengerSpawner/PassengerSpawner.gd"
 } ]
 _global_script_class_icons={
 "ButtonSmasher": "",
 "Character": "",
+"Luggage": "",
 "Player": "",
 "SpawnPerso": ""
 }
Renamed: Game/Prop/Luggage/Luggage.gd -> Game/Props/Luggage/Luggage.gd
Renamed: Game/Prop/Luggage/LuggageMaterialDefault.tres -> Game/Props/Luggage/LuggageMaterialDefault.tres
Renamed: Game/Prop/Luggage/LuggageSettings.gd -> Game/Props/Luggage/LuggageSettings.gd
